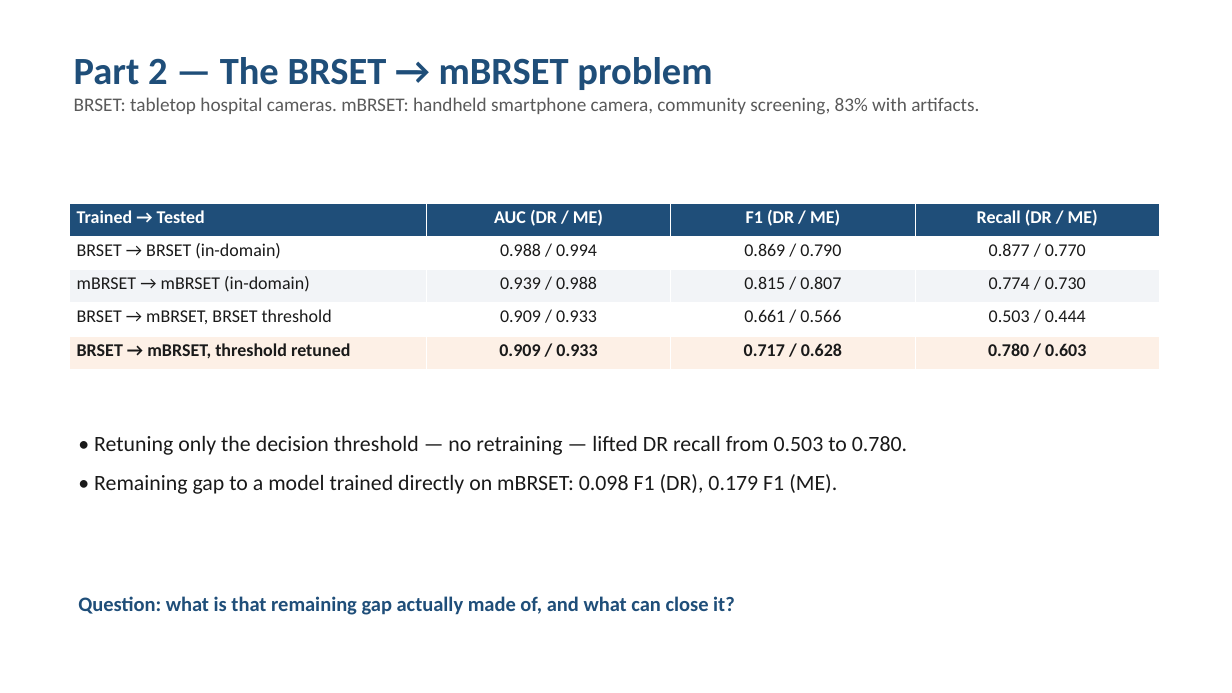
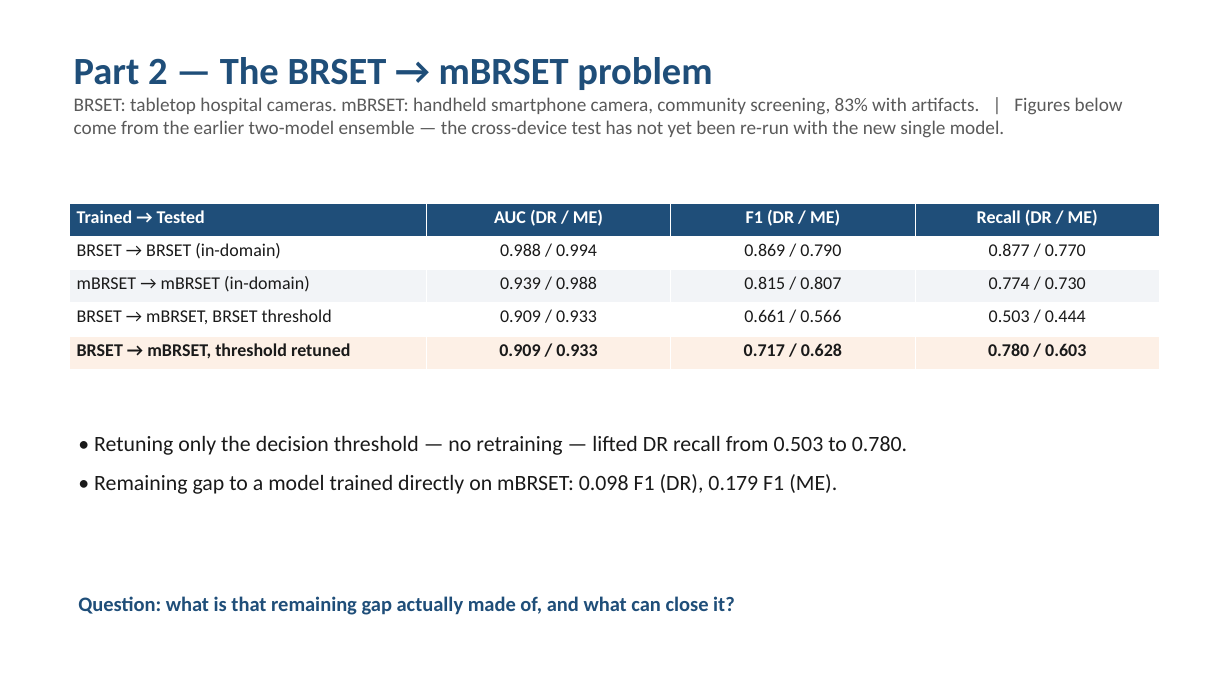
Before and after one commit to Sahith59/brset-convnextv2, a slide deck: slide 7 of presentation/BRSET_ConvNeXtV2_Progress.pptx. Drawn at 1232x693 pixels with LibreOffice and Linux fonts; fonts in the diff are those of the drawing. Boxes give left, top, right and bottom in pixels: in the first picture for what was removed or moved away, otherwise in the second. Text is boxed around its words. In the diff, an @@ line names an element or a change of style, - is before the commit and + after.

```diff
--- a/presentation/BRSET_ConvNeXtV2_Progress.pptx
+++ b/presentation/BRSET_ConvNeXtV2_Progress.pptx
@@ text at <box>74,97,1123,138</box>: text changed @@
-BRSET: tabletop hospital cameras. mBRSET: handheld smartphone camera, community screening, 83% with artifacts.
+BRSET: tabletop hospital cameras. mBRSET: handheld smartphone camera, community screening, 83% with artifacts. | Figures below come from the earlier two-model ensemble — the cross-device test has not yet been re-run with the new single model.
```
Also in this commit, not shown: 4 other slides changed, 1 other file.
